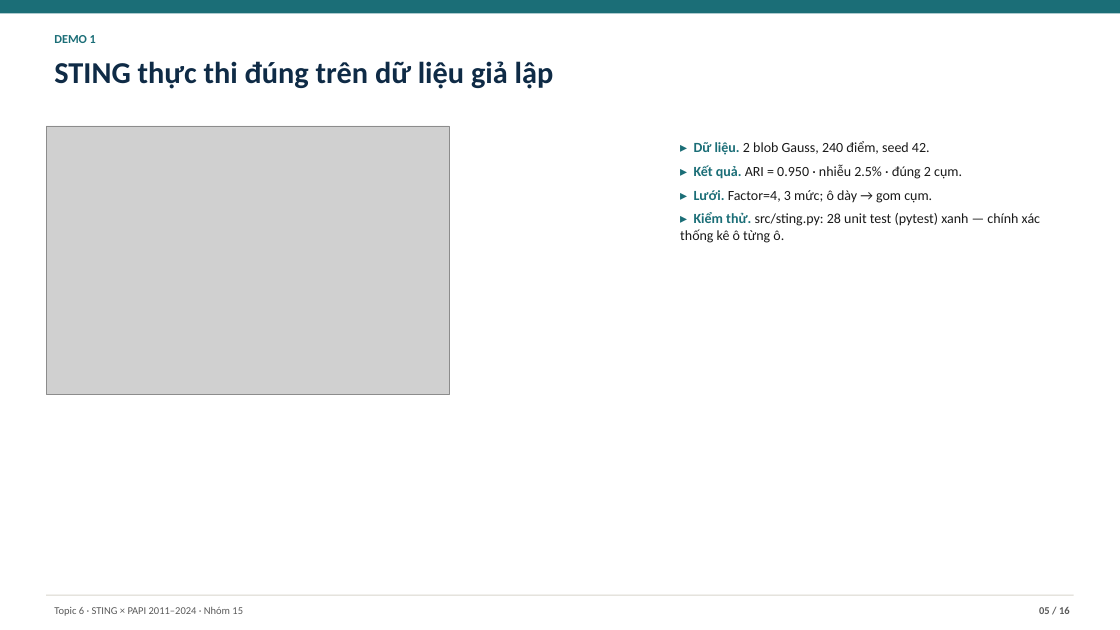
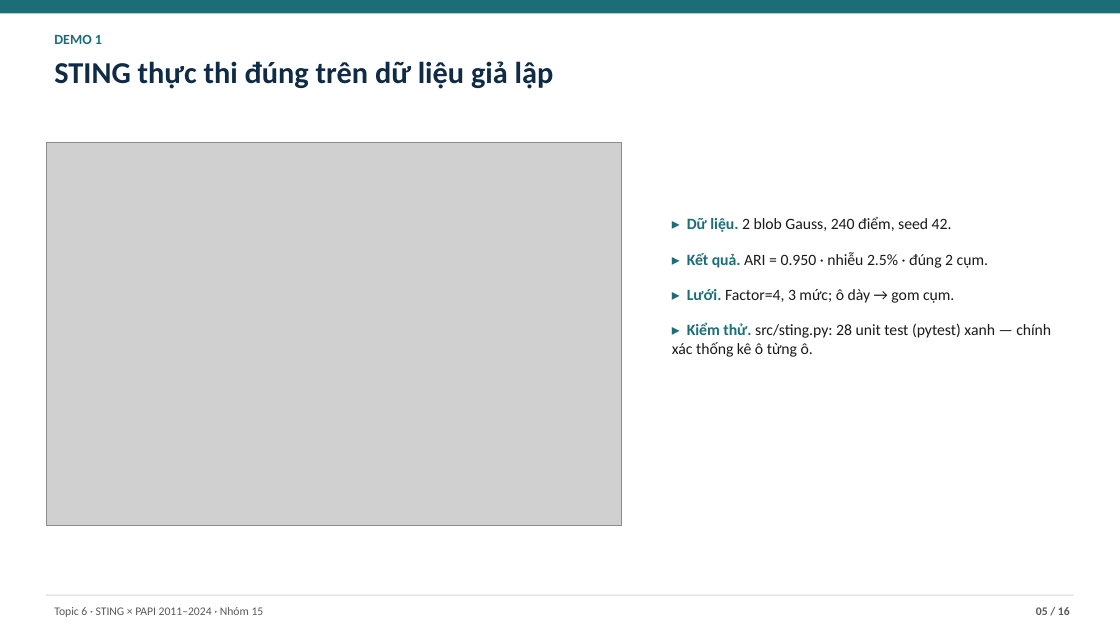
Before and after one commit to JasonTM17/Grid_Based_Sociology, a slide deck: slide 5 of slides/final.pptx. Drawn at 1120x630 pixels with LibreOffice and Linux fonts; fonts in the diff are those of the drawing; grey boxes stand for pictures. Boxes give left, top, right and bottom in pixels: in the first picture for what was removed or moved away, otherwise in the second. Text is boxed around its words. In the diff, an @@ line names an element or a change of style, - is before the commit and + after.

```diff
--- a/slides/final.pptx
+++ b/slides/final.pptx
@@ text "DEMO 1" at <box>54,35,102,44</box>: size 10.5 to 12 pt @@
@@ picture: place and size @@
-picture at <box>46,126,450,394</box>
+picture at <box>46,143,621,525</box>
@@ text "▸ Dữ liệu. 2 blob ...": place and size @@
-text "▸ Dữ liệu. 2 blob ..." at <box>680,141,1040,243</box>
+text "▸ Dữ liệu. 2 blob ..." at <box>672,217,1051,357</box>
@@ text "▸ Dữ liệu. 2 blob ..." at <box>672,217,1051,357</box>: size 12 to 13.5 pt; more space between paragraphs @@
@@ text "Topic 6 · STING × ..." at <box>54,607,264,617</box>: size 9 to 10 pt @@
@@ text "05 / 16" at <box>1036,607,1070,615</box>: size 9 to 10 pt @@
```
Also in this commit, not shown: 14 other slides changed, 13 other files.
